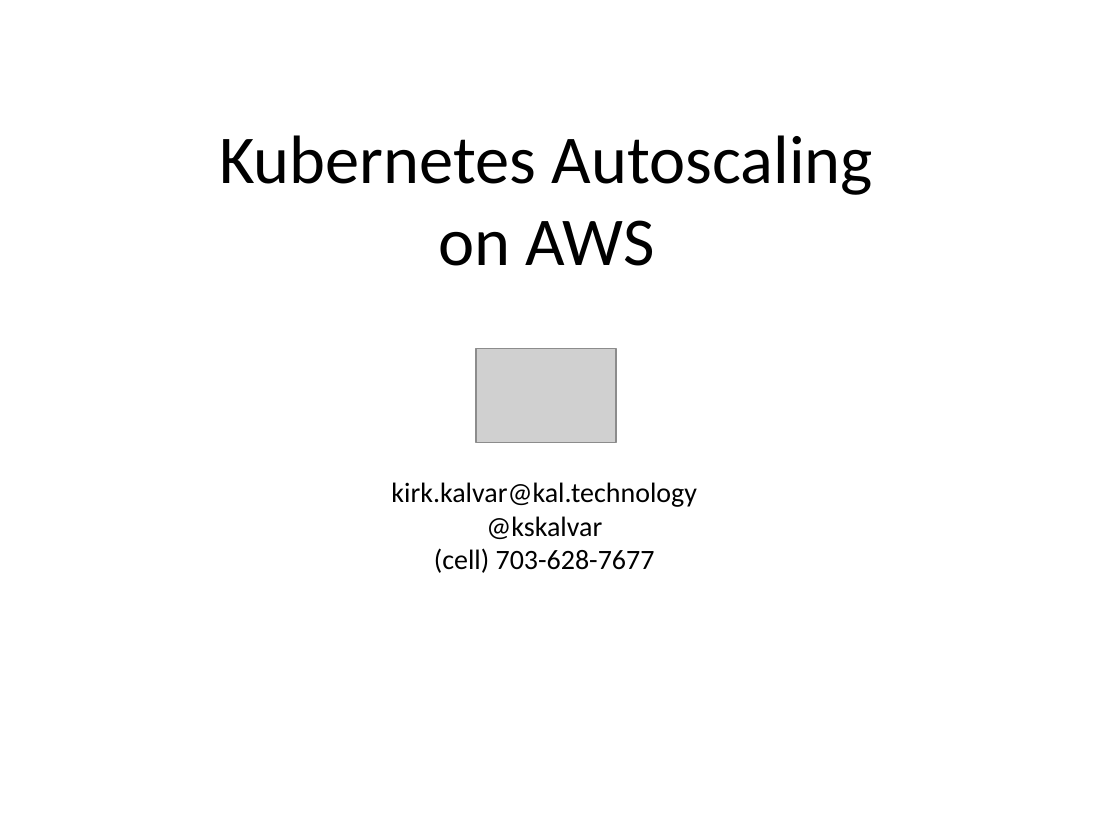
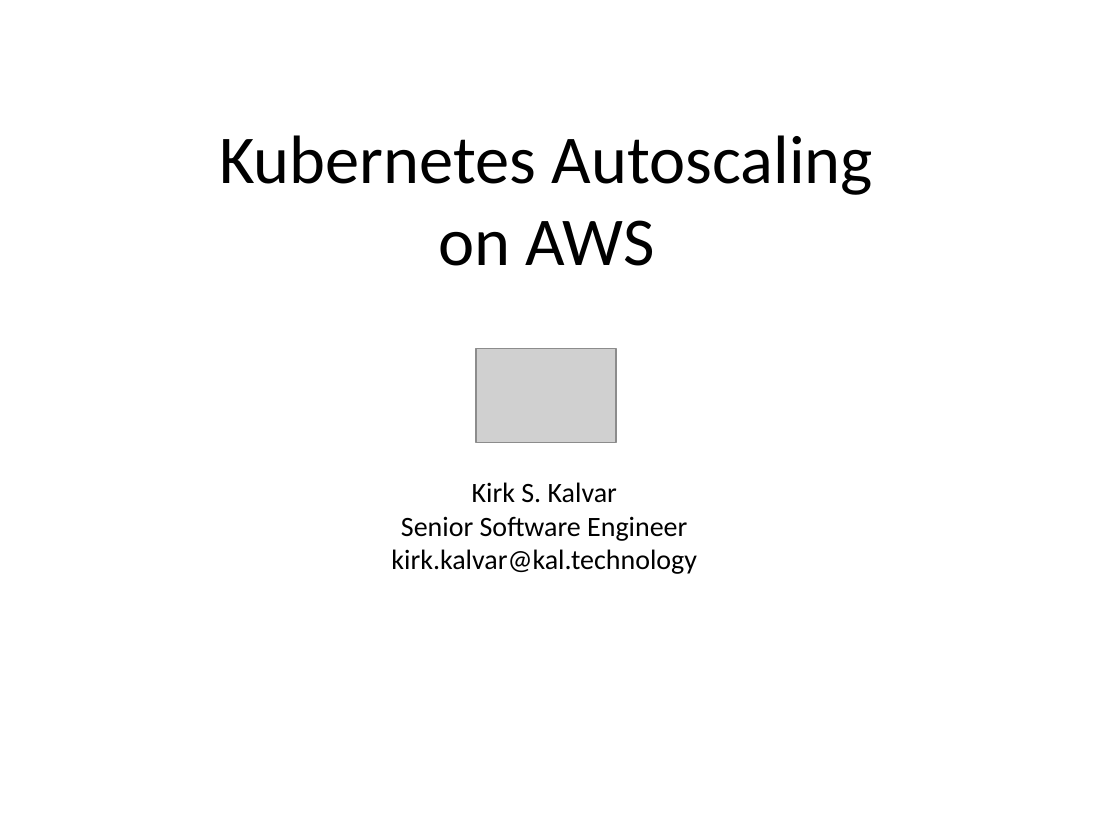
Before and after one commit to kskalvar/kubernetes-autoscaling-aws, a slide deck: slide 1 of docs/Kubernetes-Autoscaling-on-AWS.pptx. Drawn at 1120x840 pixels with LibreOffice and Linux fonts; fonts in the diff are those of the drawing; grey boxes stand for pictures. Boxes give left, top, right and bottom in pixels: in the first picture for what was removed or moved away, otherwise in the second. Text is boxed around its words. In the diff, an @@ line names an element or a change of style, - is before the commit and + after.

```diff
--- a/docs/Kubernetes-Autoscaling-on-AWS.pptx
+++ b/docs/Kubernetes-Autoscaling-on-AWS.pptx
@@ text at box(401, 482, 687, 541): paragraphs added @@
+Kirk S. Kalvar
+Senior Software Engineer
@@ text at box(434, 516, 655, 573): paragraphs removed @@
-@kskalvar
-(cell) 703-628-7677
```
Also in this commit, not shown: 2 other slides changed, 2 other files.
